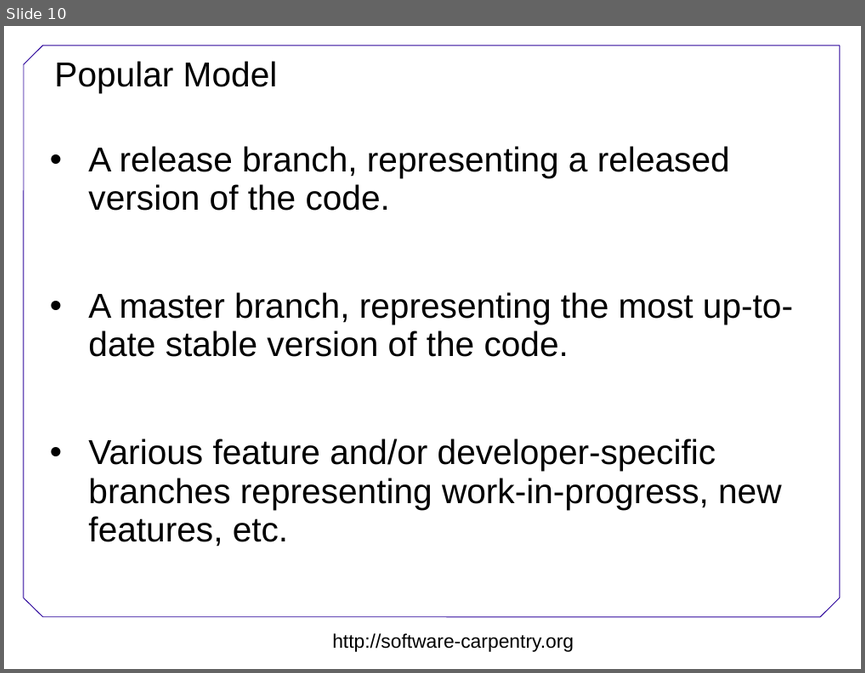
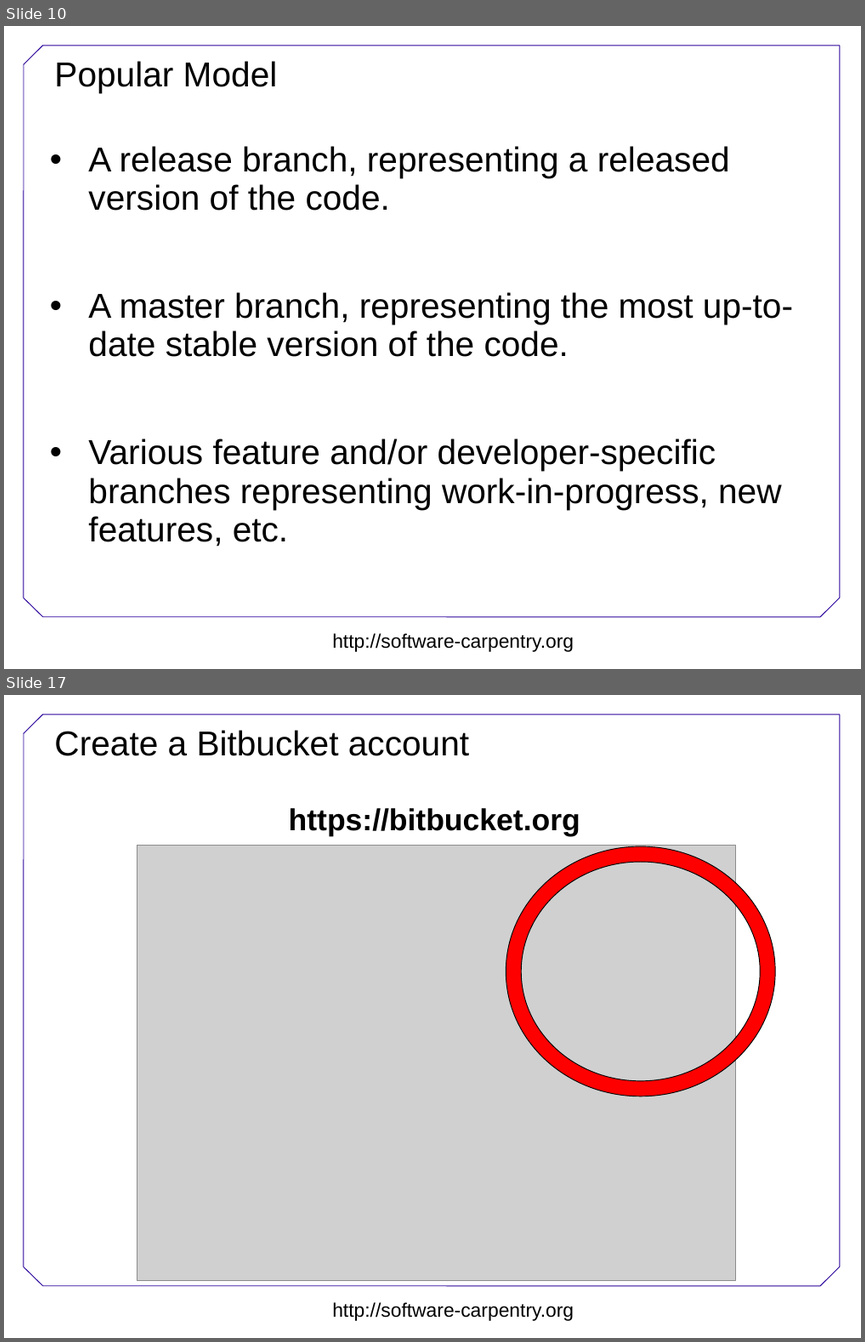
Before and after one commit to swcarpentry/DEPRECATED-boot-camps, a slide deck: version-control/Version-control.ppt. Shown one above the other, each under a label of ours: slide 10 before the commit, slides 10 and 17 after it; the slides between them are not shown. The pictures are 865x673 and 865x1342 pixels, drawn with LibreOffice and Linux fonts; fonts in the diff are those of the drawing; grey boxes stand for pictures; background and template pictures are left out. Boxes give left, top, right and bottom in pixels: in the first picture for what was removed or moved away, otherwise in the second. Text is boxed around its words. In the diff, an @@ line names an element or a change of style, - is before the commit and + after.

Commit message:
Added some images of setting up Bitbucket. Best to do live but there for back-up.

```diff
--- a/version-control/Version-control.ppt
+++ b/version-control/Version-control.ppt
@@ slide 17 added at (4, 695, 861, 1338), background #FFFFFF; not listed: 8 template elements that a slide beside it also shows @@
@@ title added at (54, 730, 469, 756), 32 pt, text #000000 @@
+Create a Bitbucket account
@@ text added at (289, 808, 580, 836), 28 pt, text #000000, bold @@
+https://bitbucket.org
@@ picture added at (137, 845, 735, 1281) @@
@@ freeform shape added at (506, 846, 776, 1096), fill #FF0000, outline #000000 0.74 pt @@
```
Also in this commit, not shown: 2 slides changed, 13 other slides added, 1 slide removed.
